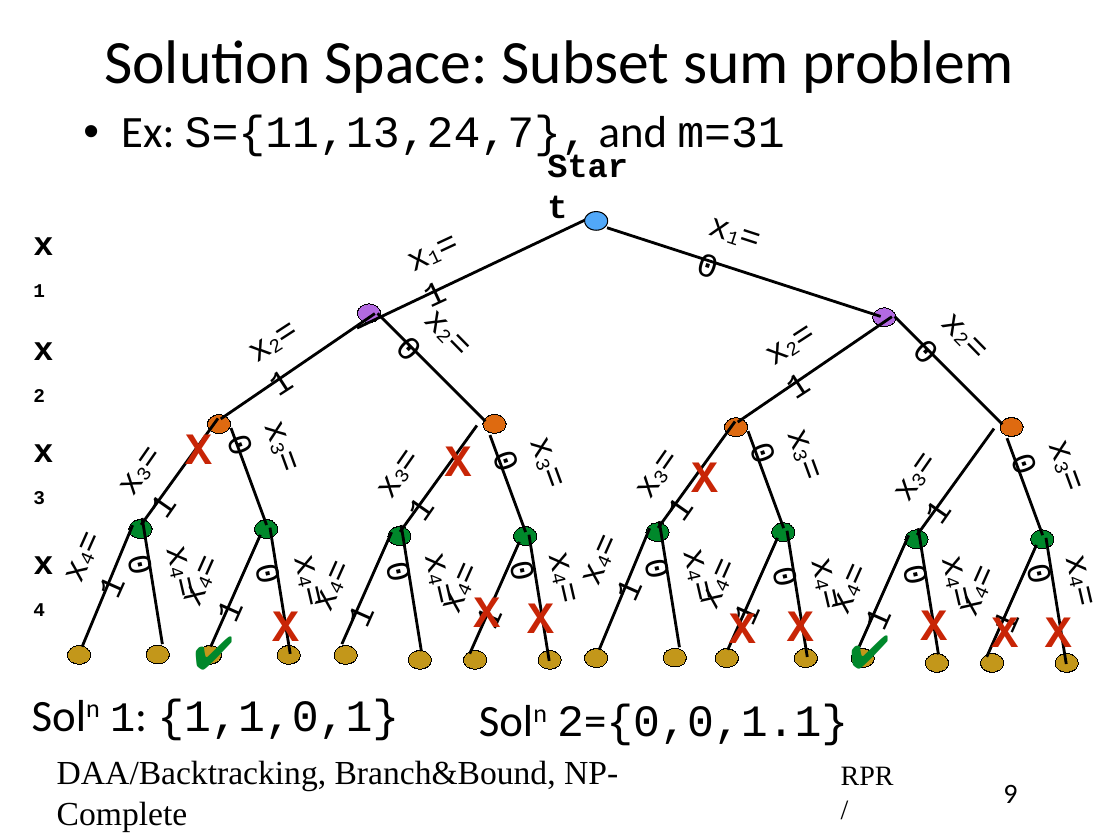
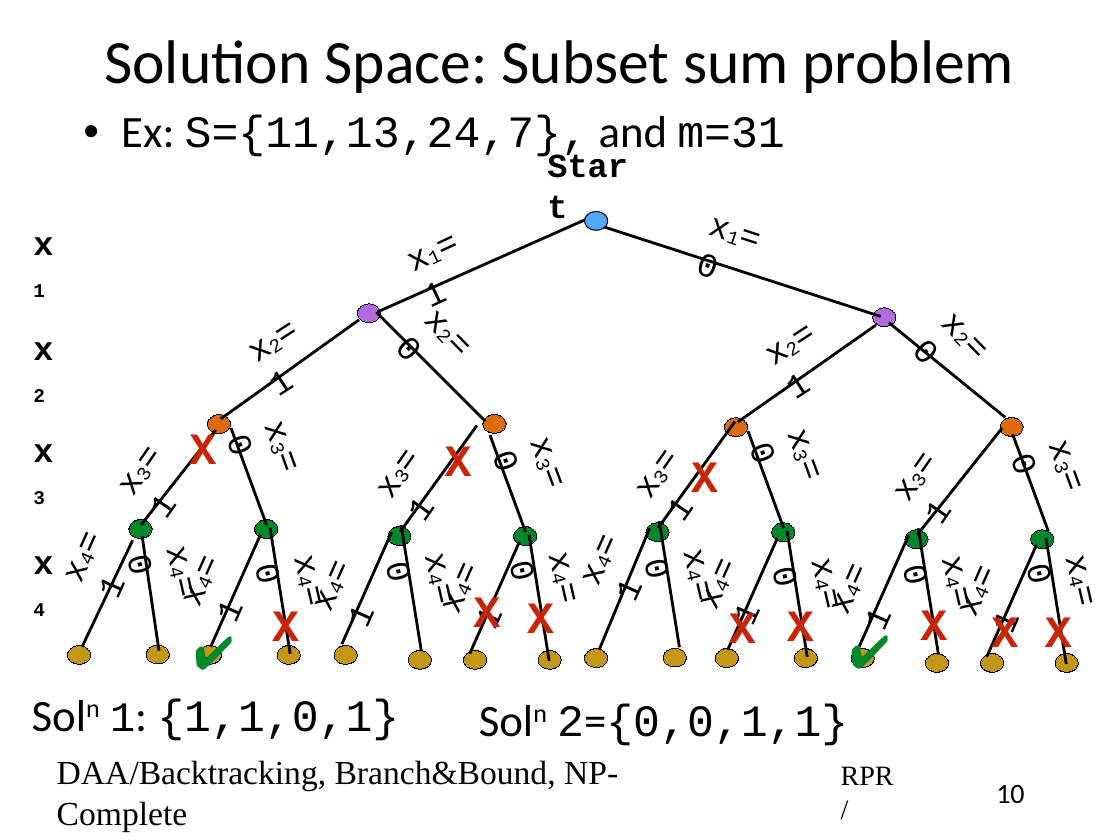
Before and after one commit to rprustagi/2019-17CS43-DAA, a slide deck: slide 10 of Slides-RPR/2019-H1-DAA-L42-BackTrack-approach-algo.pptx (slide 9 before the commit). Drawn at 1120x840 pixels with LibreOffice and Linux fonts; fonts in the diff are those of the drawing. Boxes give left, top, right and bottom in pixels: in the first picture for what was removed or moved away, otherwise in the second. Text is boxed around its words. In the diff, an @@ line names an element or a change of style, - is before the commit and + after.

Commit message:
typo error correction on slide 10, new slide to explain understaning of tuple variables w.r.t. 4-queens problem

```diff
--- a/Slides-RPR/2019-H1-DAA-L42-BackTrack-approach-algo.pptx
+++ b/Slides-RPR/2019-H1-DAA-L42-BackTrack-approach-algo.pptx
@@ line moved from (357, 328) - (594, 216) to (378, 312) - (594, 216) @@
@@ line moved from (221, 419) - (375, 314) to (221, 419) - (359, 320) @@
@@ line moved from (738, 422) - (892, 317) to (738, 422) - (876, 325) @@
@@ line moved from (1002, 424) - (895, 317) to (1005, 417) - (889, 323) @@
@@ text "X": place and size @@
-text "X" at [185,432,212,466]
+text "X" at [189,432,216,466]
@@ line moved from (141, 525) - (218, 418) to (141, 525) - (216, 429) @@
@@ line moved from (917, 535) - (994, 428) to (917, 535) - (1002, 428) @@
@@ line moved from (1042, 535) - (1007, 439) to (1048, 531) - (1013, 434) @@
@@ line moved from (162, 644) - (142, 518) to (159, 651) - (142, 536) @@
@@ line moved from (82, 647) - (133, 525) to (82, 647) - (133, 540) @@
@@ text at [557,704,848,746]: text changed @@
-Soln 2={0,0,1.1}
+Soln 2={0,0,1,1}
@@ page number at [996,785,1024,803]: text changed @@
-9
+10
```
Also in this commit, not shown: 7 other slides changed, 1 slide added, 2 other files.
